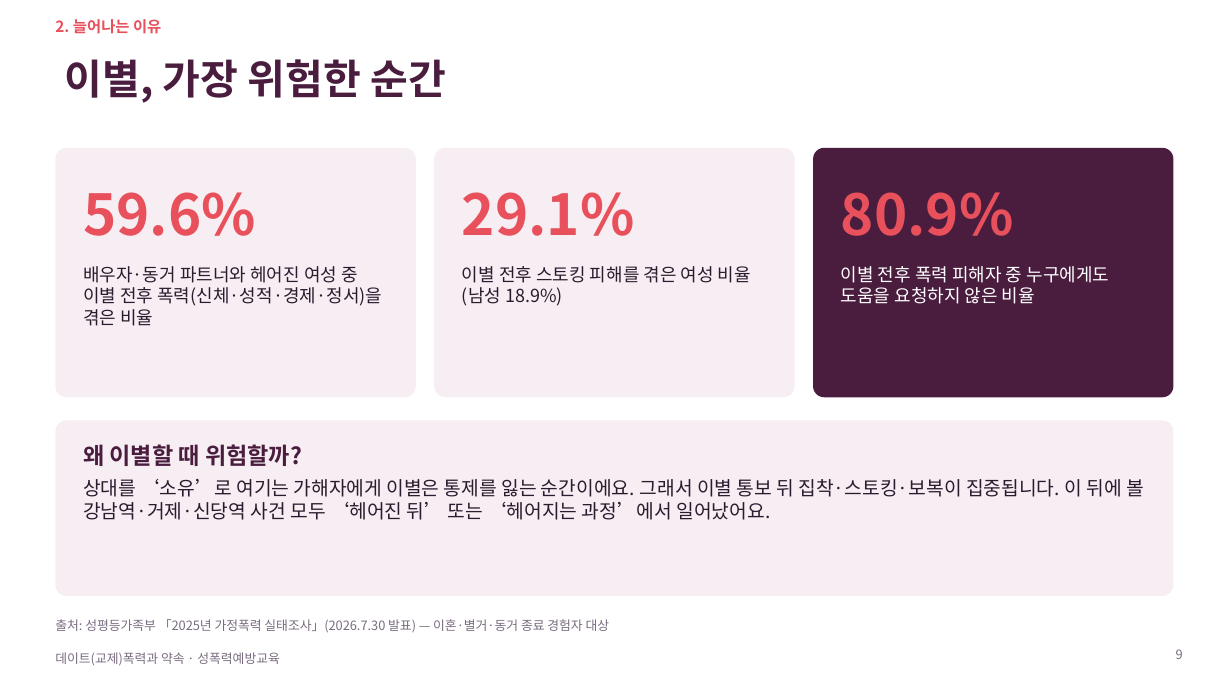
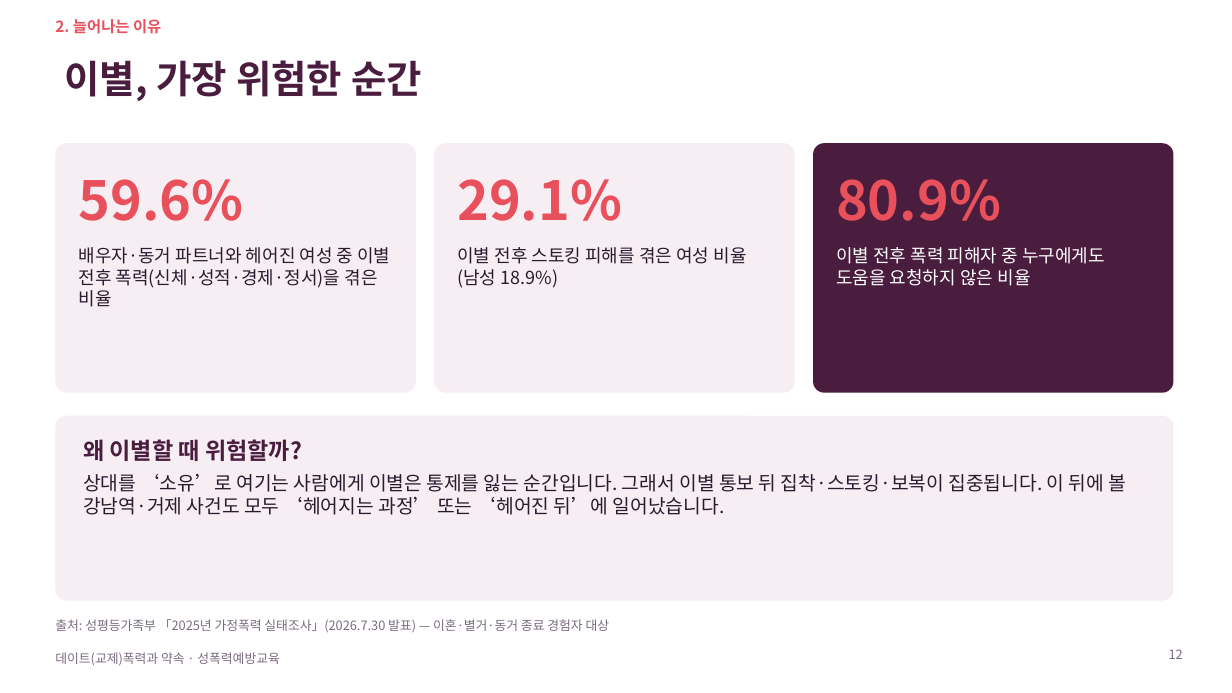
Before and after one commit to ash1234a/security-research-learning, a slide deck: slide 12 of 데이트폭력과_약속.pptx (slide 9 before the commit). Drawn at 1232x693 pixels with LibreOffice and Linux fonts; fonts in the diff are those of the drawing. Boxes give left, top, right and bottom in pixels: in the first picture for what was removed or moved away, otherwise in the second. Text is boxed around its words. In the diff, an @@ line names an element or a change of style, - is before the commit and + after.

```diff
--- a/데이트폭력과_약속.pptx
+++ b/데이트폭력과_약속.pptx
@@ title "이별, 가장 위험한 순간" at [65,60,422,101]: size 32 to 30 pt @@
@@ 3 rounded rectangles, 1 text: place and size @@
-3 rounded rectangles, 1 text at [55,148,1174,466]
+3 rounded rectangles, 1 text at [55,143,1174,461]
@@ text "59.6%": place and size @@
-text "59.6%" at [83,192,256,236]
+text "59.6%" at [79,179,244,221]
@@ text "29.1%": place and size @@
-text "29.1%" at [462,192,635,236]
+text "29.1%" at [457,179,622,221]
@@ size 44 to 42 pt in 3 elements at [79,179,244,221], [457,179,622,221], [836,179,1001,221] @@
@@ text "80.9%": place and size @@
-text "80.9%" at [841,192,1014,236]
+text "80.9%" at [836,179,1001,221]
@@ text "배우자·동거 파트너와 헤어진 여성 중 ..." rewrapped from [83,266,382,326] to [79,247,390,307] @@
@@ text "이별 전후 스토킹 피해를 겪은 ...": place and size @@
-text "이별 전후 스토킹 피해를 겪은 ..." at [462,266,751,306]
+text "이별 전후 스토킹 피해를 겪은 ..." at [457,247,747,288]
@@ text "이별 전후 폭력 피해자 중 ...": place and size @@
-text "이별 전후 폭력 피해자 중 ..." at [841,266,1109,304]
+text "이별 전후 폭력 피해자 중 ..." at [836,247,1105,286]
@@ rounded rectangle: place and size @@
-rounded rectangle at [55,421,1174,596]
+rounded rectangle at [55,416,1174,601]
@@ rounded rectangle at [55,416,1174,601]: proportions changed @@
@@ text at [83,474,1126,515]: text changed @@
-상대를 ‘소유’로 여기는 가해자에게 이별은 통제를 잃는 순간이에요. 그래서 이별 통보 뒤 집착·스토킹·보복이 집중됩니다. 이 뒤에 볼 강남역·거제·신당역 사건 모두 ‘헤어진 뒤’ 또는 ‘헤어지는 과정’에서 일어났어요.
+상대를 ‘소유’로 여기는 사람에게 이별은 통제를 잃는 순간입니다. 그래서 이별 통보 뒤 집착·스토킹·보복이 집중됩니다. 이 뒤에 볼 강남역·거제 사건도 모두 ‘헤어지는 과정’ 또는 ‘헤어진 뒤’에 일어났습니다.
@@ page number at [1169,649,1183,659]: text changed @@
-9
+12
```
Also in this commit, not shown: 15 other slides changed, 13 slides added, 13 slides removed.
